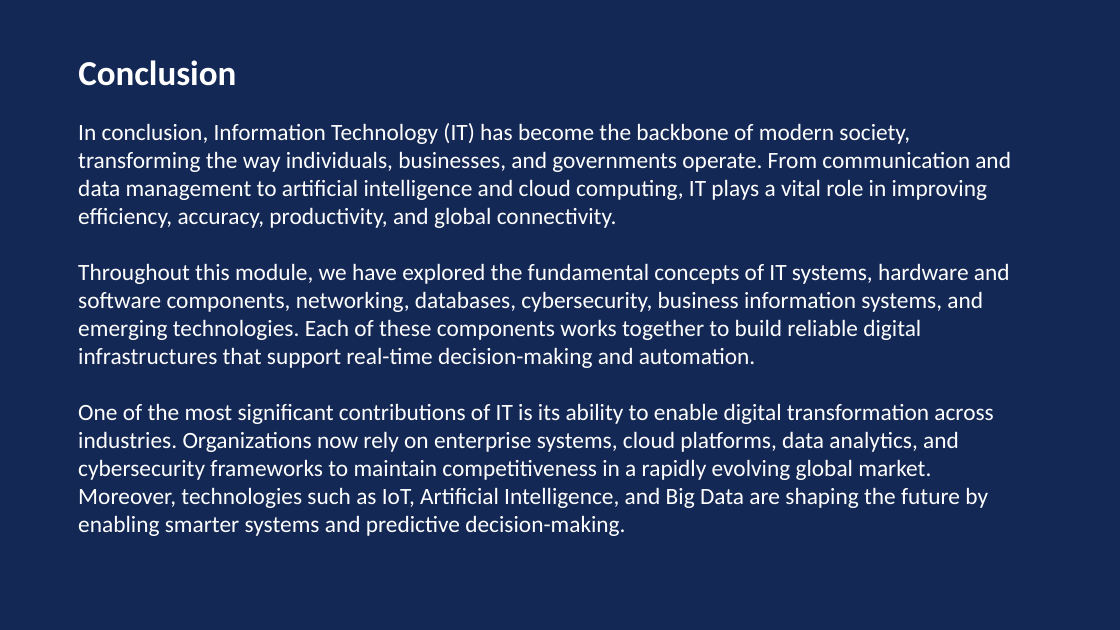
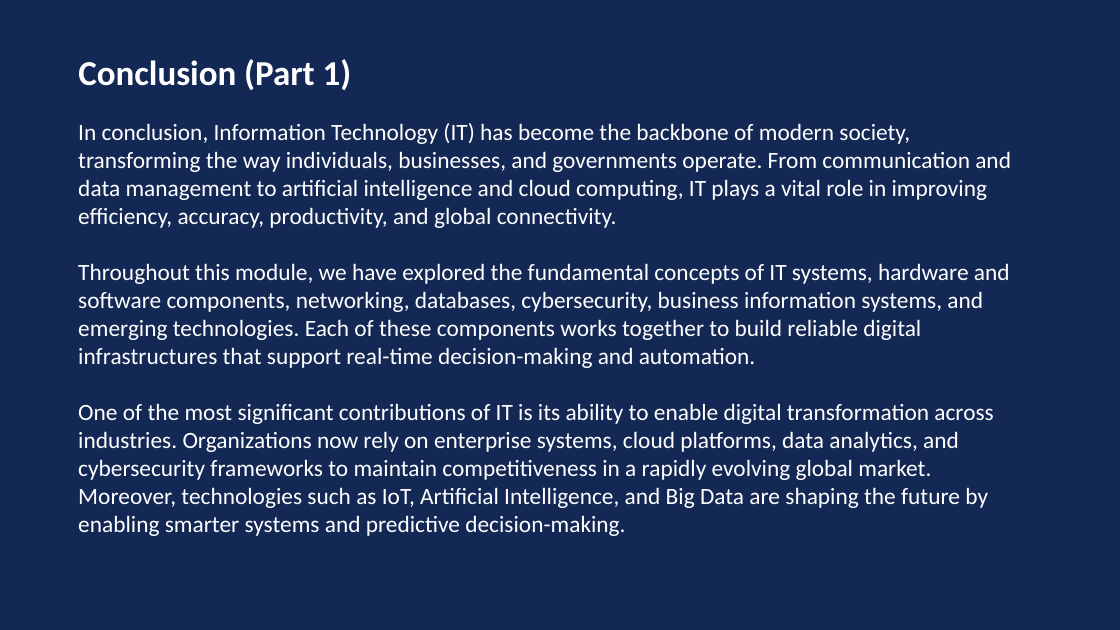
Before and after one commit to SwarnenduMani22/Anudip_Swarnendu_Mani, a slide deck: slide 58 of it_module/PPT_on_It_module.pptm. Drawn at 1120x630 pixels with LibreOffice and Linux fonts; fonts in the diff are those of the drawing. Boxes give left, top, right and bottom in pixels: in the first picture for what was removed or moved away, otherwise in the second. Text is boxed around its words. In the diff, an @@ line names an element or a change of style, - is before the commit and + after.

```diff
--- a/it_module/PPT_on_It_module.pptm
+++ b/it_module/PPT_on_It_module.pptm
@@ text at (x1=78, y1=59, x2=352, y2=90): text changed @@
-Conclusion
+Conclusion (Part 1)
```
Also in this commit, not shown: 1 other slide changed, 5 other files.
